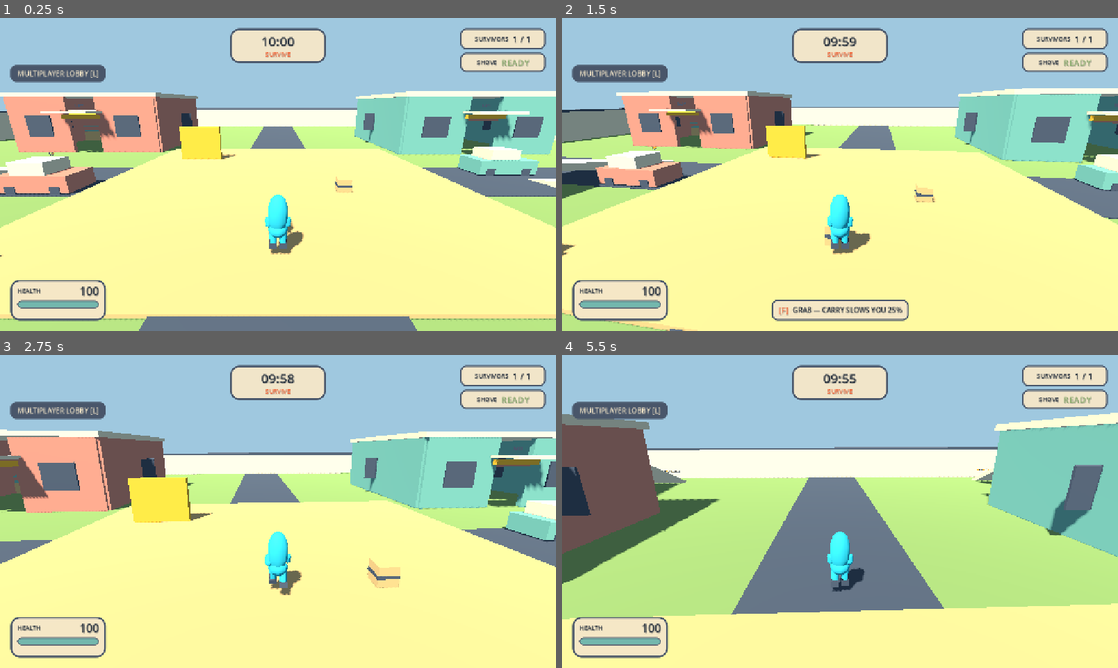
Above: before the commit, frames 1-4 (two rows, left to right).
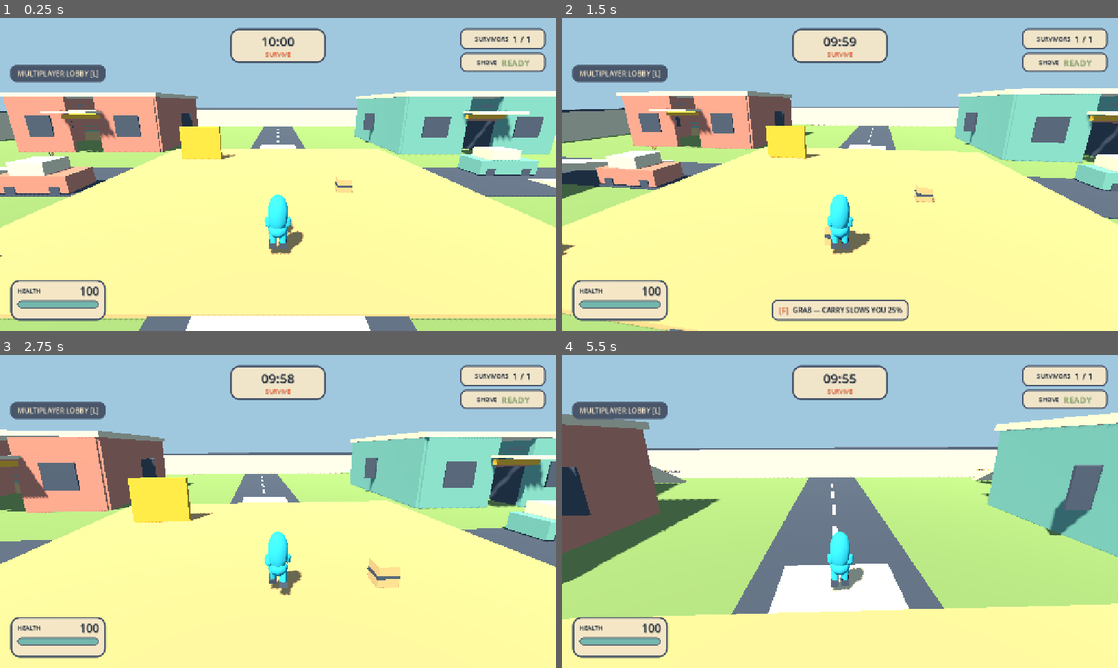
Above: after the commit, the same moments.

Repository: phucle297/idunno
Game: Godot game, scene res://scenes/main.tscn
Same seed, same stepped clock (60 frames per second), same inputs: the game is played once before the commit and once after it. Sound files missing from this copy of the repository are replaced by a short silence.
Inputs (mouse positions are in pixels of both pictures, inside the frame that each line leads up to):
- Up to frame 1 (0.25 s): no input
- Up to frame 2 (1.5 s): tap Enter (ui_accept) at 0.5 s; move the mouse to (867, 174) at 0.52 s; hold C (crouch) 0.53-1.28 s; hold W (move_forward) from 0.53 s (still down); click (867, 174) at 0.67 s; tap Space (jump) at 0.77 s; move the mouse to (812, 174) at 1.27 s; tap B (emote_cheer) at 1.35 s
- Up to frame 3 (2.75 s): keep holding W (move_forward); tap Space (jump) at 1.52 s; move the mouse to (289, 505) at 2.02 s; tap V (emote_wave) at 2.1 s
- Up to frame 4 (5.5 s): keep holding W (move_forward); move the mouse to (834, 517) at 2.77 s; tap F (grab) at 2.85 s; click (834, 517) at 2.92 s; tap Space (jump) at 3.02, 3.77, 4.52 s; move the mouse to (878, 514) at 3.52 s; tap G (shove) at 3.6 s; move the mouse to (795, 508) at 4.27 s; tap E (spectate_next) at 4.35 s; move the mouse to (845, 511) at 5.02 s; hold Q (spectate_previous) from 5.03 s (still down); click (845, 511) at 5.17 s

The runs differ from the first frame. In frame 1, 2.0% of the frame differs, in the area x 33-89%, y 32-100%; in frame 2, 0.6%; in frame 3, 0.7%; in frame 4, 3.1%, in the area x 37-63%, y 41-83%.

Commit message:
feat(town): add school/house interiors and street furniture
Restyle the Hall into a SCHOOL (stable runtime node id kept) with a
north-south corridor, two classroom zones, boards/desks/coat racks, and
change its visible label. Add a new 8x8 m single-storey House with kitchen,
dining table, bed nook and sofa plus a solid static roof, and a rear stock
alcove for the Shop. Painted garage bays/tool shelving, Pocket Park bench/
planter/rail and crosswalk + lane dashes complete the shared street detail.
Furniture is visual-only; school partitions are real walls with 2.4 m door
gaps so no room seals. The House is decorative shelter only: it is not a
primary refuge and is deliberately outside the strike-area cover invariant.

Amp-Thread-ID: https://ampcode.com/threads/T-01a1330a-6b68-7301-94df-dc0b5a0abfb9
Co-authored-by: Phúc Lê <phucle.2971.dd@gmail.com>

Diff:
--- a/game/main.gd
+++ b/game/main.gd
@@ -2252,7 +2252,14 @@
 
 	_add_open_building("Shop", Vector3(-16.0, 0.0, -13.0), Vector2(12.0, 10.0), 4.5, PALETTE.coral)
 	_add_open_building("Hall", Vector3(16.0, 0.0, -13.0), Vector2(12.0, 12.0), 4.5, PALETTE.teal)
+	$Sandbox/Hall/BuildingLabel.text = "SCHOOL"
+	_add_open_building("House", Vector3(-26.0, 0.0, 25.0), Vector2(8.0, 8.0), 4.5, PALETTE.sand)
+	$Sandbox/House/BuildingLabel.text = "HOME"
+	_add_school_interior()
+	_add_house_interior()
 	_add_parking_garage()
+	_add_garage_detail()
+	_add_street_detail()
 	_add_static_box("PocketParkPlatform", Vector3(10.0, 2.2, 8.0), Vector3(15.0, 1.1, 14.0), PALETTE.teal)
 	$Sandbox/PocketParkPlatform.add_to_group("landmark")
 	_add_world_label("PocketParkLabel", "POCKET PARK", Vector3(15.0, 3.0, 18.2), PALETTE.cream)
@@ -2278,6 +2285,7 @@
 	_add_breakable_structure("bridge_east", "BridgeEast", Vector3(3.0, 0.25, 1.5), Vector3(8.0, 0.25, 9.0), PALETTE.teal, BreakableStructure.ROLE_TRAVERSAL, "town_crossings")
 	_add_breakable_structure("awning_shop", "AwningShop", Vector3(3.0, 0.2, 1.4), Vector3(-16.0, 3.2, -8.8), PALETTE.coral)
 	_add_breakable_structure("sign_hall", "SignHall", Vector3(0.24, 2.0, 2.0), Vector3(10.8, 2.2, -13.0), PALETTE.amber)
+	_add_park_detail()
 	_add_town_props()
 
 	# Crate3 spawns at the escape-aid route base so the measured crate-boost
@@ -2485,6 +2493,11 @@
 		_add_detail_box(root, "Counter", Vector3(3.6, 0.9, 0.8), Vector3(-footprint.x * 0.5 + 2.0, 0.45, -2.6), PALETTE.sand)
 		_add_detail_box(root, "ShelfTop", Vector3(1.2, 0.12, 0.6), Vector3(-footprint.x * 0.5 + 0.8, 1.5, -2.6), PALETTE.teal)
 		_add_detail_box(root, "ShelfBottom", Vector3(1.2, 0.12, 0.6), Vector3(-footprint.x * 0.5 + 0.8, 1.05, -2.6), PALETTE.teal)
+		# Rear stock alcove on the east wall keeps the west sales counter and
+		# the north/south doors clear.
+		_add_detail_box(root, "StockShelf", Vector3(1.6, 1.3, 0.6), Vector3(footprint.x * 0.5 - 1.0, 0.65, -2.6), PALETTE.slate)
+		_add_detail_box(root, "StockCrateA", Vector3(0.6, 0.6, 0.6), Vector3(footprint.x * 0.5 - 1.0, 0.3, -1.4), PALETTE.sand)
+		_add_detail_box(root, "StockCrateB", Vector3(0.6, 0.6, 0.6), Vector3(footprint.x * 0.5 - 1.0, 0.9, -1.4), PALETTE.sand)
 
 
 func _add_window_facade(parent: Node3D, node_name: String, position: Vector3, _cover_vertical := true) -> void:
@@ -2544,6 +2557,80 @@
 	_add_label_to(root, "GarageLabel", "PARKING", Vector3(0.0, 3.4, 6.15), PALETTE.cream)
 
 
+func _add_school_interior() -> void:
+	var hall := $Sandbox.get_node("Hall") as Node3D
+	# A 3 m north-south corridor joins the two doors with two classrooms on
+	# either side. Partitions rise only 2.8 m (below the 4.5 m wall/roof) so
+	# sight lines stay open and no classroom becomes a sealed trap.
+	var partition_height := 2.8
+	var segment_length := (12.0 - 2.4) * 0.5
+	for px: float in [-1.5, 1.5]:
+		var side := "West" if px < 0.0 else "East"
+		_add_box_to(hall, "Partition%sNorth" % side, Vector3(0.3, partition_height, segment_length), Vector3(px, partition_height * 0.5, -(1.2 + segment_length * 0.5)), PALETTE.slate)
+		_add_box_to(hall, "Partition%sSouth" % side, Vector3(0.3, partition_height, segment_length), Vector3(px, partition_height * 0.5, 1.2 + segment_length * 0.5), PALETTE.slate)
+	# Furniture per classroom: a board on the north wall, two desks facing it,
+	# and a coat rack near the south wall. Grounded visual-only decoration.
+	for side_x: float in [-3.75, 3.75]:
+		var side := "West" if side_x < 0.0 else "East"
+		_add_detail_box(hall, "Board%s" % side, Vector3(2.2, 1.2, 0.1), Vector3(side_x, 2.0, -5.8), PALETTE.slate)
+		_add_detail_box(hall, "BoardTrim%s" % side, Vector3(2.4, 0.12, 0.04), Vector3(side_x, 2.62, -5.83), PALETTE.cream)
+		for desk in 2:
+			var dz := -3.2 + desk * 2.0
+			_add_detail_box(hall, "DeskBody%s%d" % [side, desk], Vector3(0.9, 0.5, 0.6), Vector3(side_x, 0.25, dz), PALETTE.sand)
+			_add_detail_box(hall, "DeskTop%s%d" % [side, desk], Vector3(0.9, 0.06, 0.6), Vector3(side_x, 0.53, dz), PALETTE.slate)
+		_add_detail_box(hall, "CoatRack%s" % side, Vector3(1.1, 1.3, 0.5), Vector3(side_x * 0.85, 0.65, 3.2), PALETTE.coral)
+
+
+func _add_house_interior() -> void:
+	var house := $Sandbox.get_node("House") as Node3D
+	# The house keeps a solid static roof (no breakable panel), so close the
+	# 2 m centre opening the open-building roof strips leave behind.
+	_add_box_to(house, "RoofCenter", Vector3(2.0, 0.35, 2.0), Vector3(0.0, 4.68, 0.0), PALETTE.cream)
+	# Single-storey home: kitchen along the west wall, a dining table in the
+	# middle, a bed nook in the north-east corner and a sofa against the east
+	# wall. Grounded visual-only furniture; doors stay clear.
+	_add_detail_box(house, "KitchenCounter", Vector3(2.0, 0.9, 0.7), Vector3(-2.7, 0.45, 1.6), PALETTE.slate)
+	_add_detail_box(house, "KitchenSink", Vector3(1.0, 0.12, 0.5), Vector3(-2.7, 0.95, 1.6), PALETTE.cream)
+	_add_detail_box(house, "DiningTable", Vector3(1.8, 0.1, 1.0), Vector3(0.8, 0.72, 1.4), PALETTE.sand)
+	for dx: float in [-0.45, 0.45]:
+		_add_detail_box(house, "TableLeg%s" % ("L" if dx < 0.0 else "R"), Vector3(0.12, 0.7, 0.12), Vector3(0.8 + dx, 0.35, 1.4), PALETTE.slate)
+	_add_detail_box(house, "Bed", Vector3(2.0, 0.5, 1.4), Vector3(2.7, 0.25, -2.9), PALETTE.coral)
+	_add_detail_box(house, "Pillow", Vector3(0.6, 0.16, 0.5), Vector3(3.3, 0.5, -2.9), PALETTE.cream)
+	_add_detail_box(house, "Sofa", Vector3(2.2, 0.7, 0.9), Vector3(2.6, 0.35, 3.0), PALETTE.teal)
+
+
+func _add_garage_detail() -> void:
+	var garage := $Sandbox.get_node("ParkingGarage") as Node3D
+	# Painted bay lines on the deck and a perimeter tool shelf; kept off the
+	# ramp arrival and canopy support columns. Visual-only.
+	for bay: float in [-2.0, 0.0, 2.0]:
+		_add_detail_box(garage, "BayLine%s" % bay, Vector3(0.14, 0.02, 9.0), Vector3(bay, 2.585, 0.0), PALETTE.amber)
+	_add_detail_box(garage, "ToolShelving", Vector3(5.0, 1.4, 0.6), Vector3(0.0, 3.28, -5.0), PALETTE.slate)
+	_add_detail_box(garage, "ToolBoxA", Vector3(0.7, 0.5, 0.5), Vector3(-1.2, 2.83, -4.0), PALETTE.coral)
+	_add_detail_box(garage, "ToolBoxB", Vector3(0.7, 0.5, 0.5), Vector3(0.0, 2.83, -4.0), PALETTE.cream)
+
+
+func _add_park_detail() -> void:
+	# A second bench, a planter and a low rail complete the Pocket Park while
+	# leaving the normal ramp and the crate-boost escape step clear.
+	_add_bench("ParkBenchSouth", Vector3(18.0, 2.2, 17.0))
+	_add_tree("TreeParkNorth", Vector3(12.0, 2.2, 11.2))
+	var park := $Sandbox.get_node("PocketParkPlatform") as Node3D
+	_add_detail_box(park, "Planter", Vector3(1.6, 0.8, 1.2), Vector3(-4.0, 1.5, -1.0), PALETTE.coral)
+	_add_detail_box(park, "PlanterSprout", Vector3(0.5, 0.5, 0.5), Vector3(-4.0, 2.15, -1.0), PALETTE.grass)
+	_add_detail_box($Sandbox, "ParkRail", Vector3(5.0, 0.9, 0.18), Vector3(16.5, 2.65, 9.0), PALETTE.cream)
+
+
+func _add_street_detail() -> void:
+	# Crosswalk bars across the vertical road (aligned with the two bridges)
+	# and a dashed centre line beyond the plaza. Thin visual overlays only.
+	for z: float in [-9.0, 9.0]:
+		for stripe: float in [-1.2, -0.4, 0.4, 1.2]:
+			_add_detail_box($Sandbox, "CrossZ%sX%s" % [z, stripe], Vector3(0.9, 0.03, 4.6), Vector3(stripe, 0.075, z), PALETTE.cream)
+	for z: float in [-26.0, -22.0, -18.0, -14.0, -10.0, 14.0, 18.0, 22.0, 26.0]:
+		_add_detail_box($Sandbox, "LaneDash%s" % z, Vector3(0.22, 0.03, 2.0), Vector3(0.0, 0.075, z), PALETTE.cream)
+
+
 func _add_town_props() -> void:
 	_add_tree("TreeWest", Vector3(-26.0, 0.0, 3.0))
 	_add_tree("TreeEast", Vector3(25.0, 0.0, 8.0))
